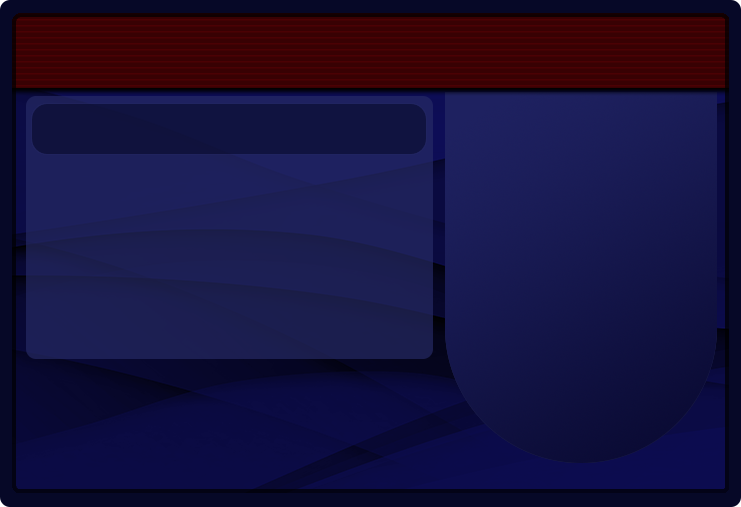
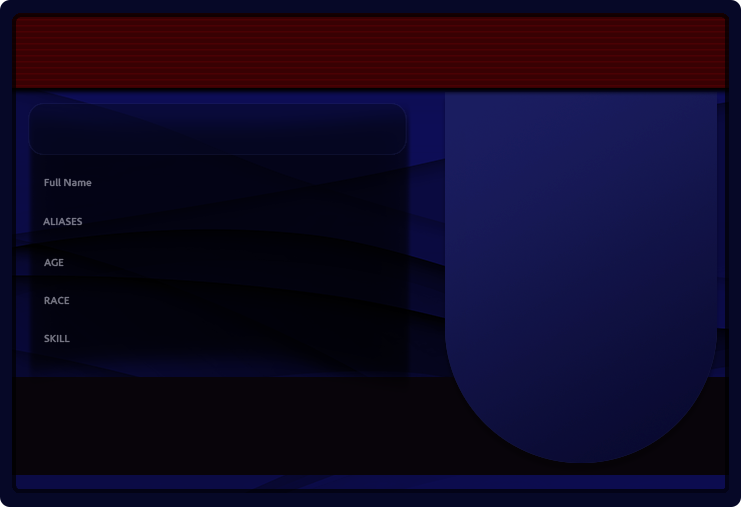
Layered file, before and after one edit (741px x 507px). Changes by layer:
added group "Group 4" (lighten) with 6 layers in group "Group 1" over left=43, top=108, right=92, bottom=343
added layer "ALIASES" (53%) in group "Group 4" over left=43, top=217, right=83, bottom=226
added layer "SKILL" (53%) in group "Group 4" over left=44, top=334, right=70, bottom=343
added layer "RACE" (53%) in group "Group 4" over left=44, top=296, right=70, bottom=305
added layer "AGE" (53%) in group "Group 4" over left=44, top=258, right=64, bottom=267
added layer "Full Name" (53%) in group "Group 4" over left=44, top=178, right=92, bottom=187
added group "Group 5" with 2 layers in group "Group 1" over left=26, top=99, right=467, bottom=398
moved "Layer 13" into group "Group 5", painted on it over left=28, top=103, right=427, bottom=155
added layer "Rounded Rectangle 4 copy" in group "Group 5" over left=26, top=99, right=467, bottom=398
hid "Rounded Rectangle 4", opacity 100% → 53% over left=26, top=96, right=433, bottom=359
painted on "Layer 15" over left=445, top=92, right=717, bottom=463
added layer "Layer 3 copy 2" in group "Group 2" over left=12, top=377, right=729, bottom=475
showed "Layer 3 copy" over left=12, top=377, right=729, bottom=475
